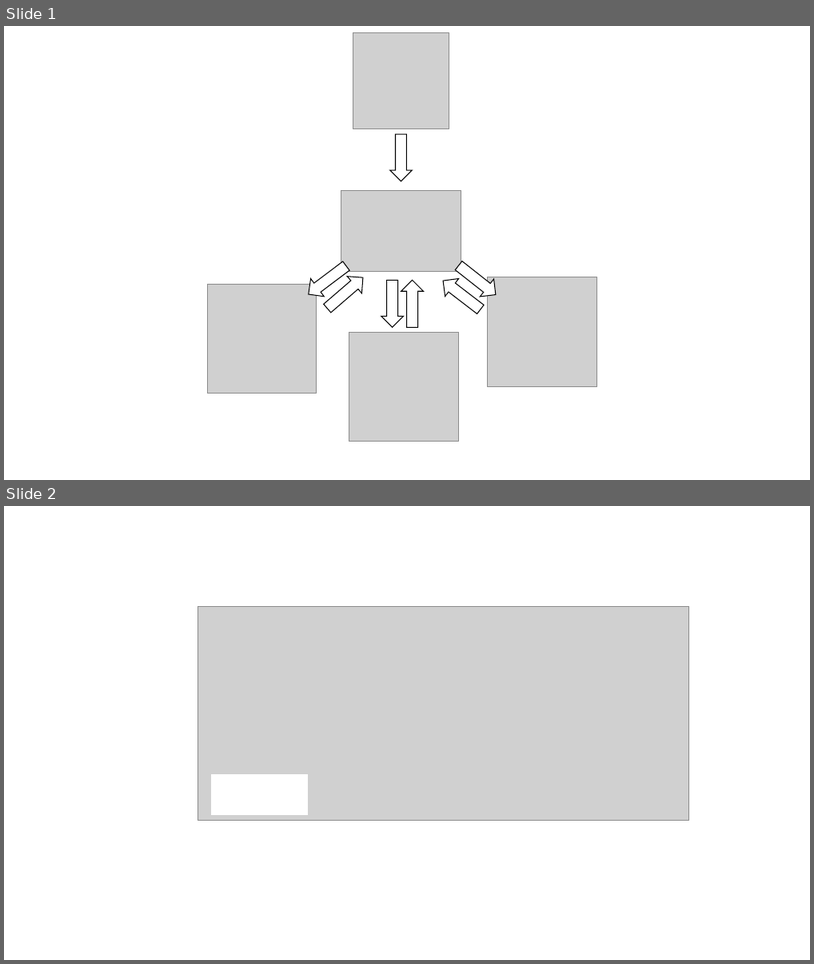
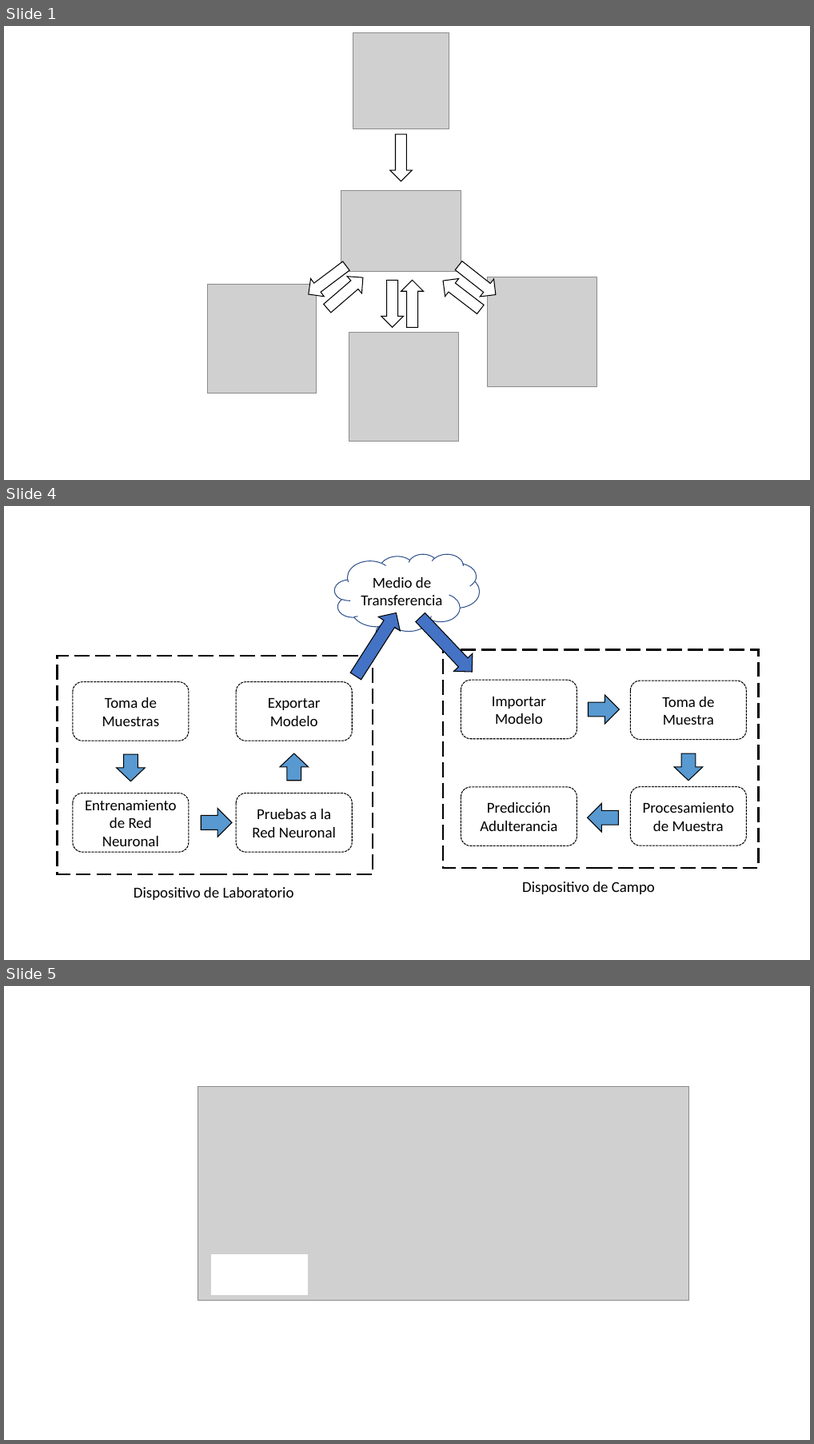
Before and after one commit to Esteban1914/Tesis_doc, a slide deck: Presentación1.pptx. Shown one above the other, each under a label of ours: slides 1 and 2 before the commit, slides 1, 4 and 5 after it; the slides between them are not shown. The pictures are 814x964 and 814x1444 pixels, drawn with LibreOffice and Linux fonts; fonts in the diff are those of the drawing; grey boxes stand for pictures. Boxes give left, top, right and bottom in pixels: in the first picture for what was removed or moved away, otherwise in the second. Text is boxed around its words. In the diff, an @@ line names an element or a change of style, - is before the commit and + after.

```diff
--- a/Presentación1.pptx
+++ b/Presentación1.pptx
@@ slide 4 added at <box>4,506,810,960</box>, background #FFFFFF @@
@@ thought cloud added at <box>335,554,480,631</box>, fill #FFFFFF, outline #325491 1 pt, 18 pt, text #000000 @@
+Medio de Transferencia
@@ down arrow added at <box>345,606,407,683</box>, fill #4472C4, outline #000000 1 pt @@
@@ down arrow added at <box>411,608,482,680</box>, fill #4472C4, outline #000000 1 pt @@
@@ rectangle added at <box>443,649,759,868</box>, outline #000000 2.25 pt dashed @@
@@ rectangle added at <box>58,656,373,874</box>, outline #000000 2.25 pt dashed @@
@@ rounded rectangle added at <box>73,682,189,740</box>, outline #000000 1 pt dashed, 18 pt, text #000000 @@
+Toma de Muestras
@@ rounded rectangle added at <box>236,682,353,740</box>, outline #000000 1 pt dashed, 18 pt, text #000000 @@
+Exportar Modelo
@@ rounded rectangle added at <box>462,680,578,738</box>, outline #000000 1 pt dashed, 18 pt, text #000000 @@
+Importar Modelo
@@ right arrow added at <box>588,695,619,723</box>, fill #5899D1, outline #000000 1 pt @@
@@ rounded rectangle added at <box>630,680,747,739</box>, outline #000000 1 pt dashed, 18 pt, text #000000 @@
+Toma de Muestra
@@ right arrow added at <box>117,754,145,781</box>, fill #5899D1, outline #000000 1 pt @@
@@ right arrow added at <box>281,753,309,780</box>, fill #5899D1, outline #000000 1 pt @@
@@ right arrow added at <box>675,753,703,780</box>, fill #5899D1, outline #000000 1 pt @@
@@ rounded rectangle added at <box>73,792,189,852</box>, outline #000000 1 pt dashed, 18 pt, text #000000 @@
+Entrenamiento de Red Neuronal
@@ rounded rectangle added at <box>236,792,353,852</box>, outline #000000 1 pt dashed, 18 pt, text #000000 @@
+Pruebas a la Red Neuronal
@@ rounded rectangle added at <box>462,787,578,845</box>, outline #000000 1 pt dashed, 18 pt, text #000000 @@
+Predicción Adulterancia
@@ rounded rectangle added at <box>630,787,747,845</box>, outline #000000 1 pt dashed, 18 pt, text #000000 @@
+Procesamiento de Muestra
@@ right arrow added at <box>202,808,232,836</box>, fill #5899D1, outline #000000 1 pt @@
@@ right arrow added at <box>588,803,618,832</box>, fill #5899D1, outline #000000 1 pt @@
@@ text added at <box>134,887,294,900</box>, 18 pt, text #000000 @@
+Dispositivo de Laboratorio
@@ text added at <box>522,881,655,894</box>, 18 pt, text #000000 @@
+Dispositivo de Campo
@@ what was slide 2 is now slide 5 @@
```
Also in this commit, not shown: 2 other slides added, 2 other files.
